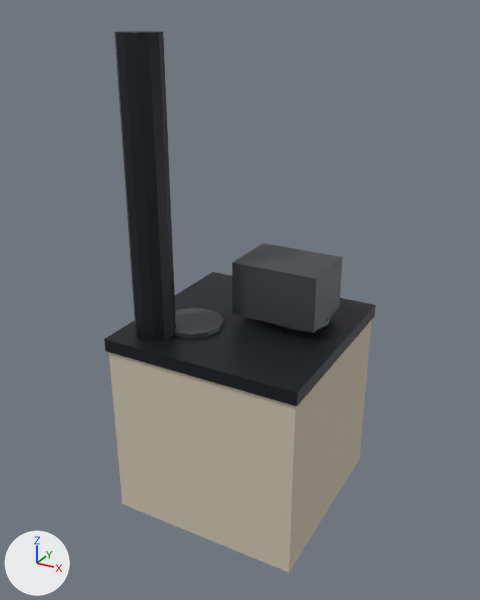
A saved change to the glTF model gra-fabryka/godot/assets/models/piec.glb.
Both versions are drawn from a camera (50 mm lens) standing at (1.31, -2.45, 2.23) and looking at (-0.02, -0.04, 1.03). The axes (+X, +Y, +Z) are drawn at lower left. The lights are the same throughout. The picture after the commit comes second. Vertices at exactly the same position are counted once.

The scene before the commit, as lines of its bpy script (objects in view):
```python
me_cube_021 = bpy.data.meshes.new('Cube.021')
me_cube_021.from_pydata(...)  # a box spanning x -0.45..0.45, y -0.45..0.45, z -0.43..0.43, material slot 0; a box spanning x -0.46..0.46, y -0.46..0.46, z 0.42..0.48, material slot 1; a box spanning x -0.17..0.17, y 0.43..0.49, z -0.23..0.07, material slot 1; a 12-sided cylinder along z spanning x -0.39..-0.21, y -0.39..-0.21, z 0.42..1.72, material slot 1; a 12-sided cylinder along z spanning x 0.06..0.34, y 0.01..0.29, z 0.48..0.5, material slot 2; a 12-sided cylinder along z spanning x -0.34..-0.06, y -0.29..-0.01, z 0.48..0.5, material slot 2; a box spanning x -0.05..0.35, y -0.05..0.25, z 0.53..0.78, material slot 2
me_cube_021.materials.append(mat_m_tynk)  # pale yellow #cdc3af
me_cube_021.materials.append(mat_m_zelazo)  # dark grey #2a2d32
me_cube_021.materials.append(mat_m_zelazo_jasne)  # dark grey #595c61
ob_piec = bpy.data.objects.new('piec', me_cube_021)
ob_piec.location = (0.0, 0.0, 0.425)
```
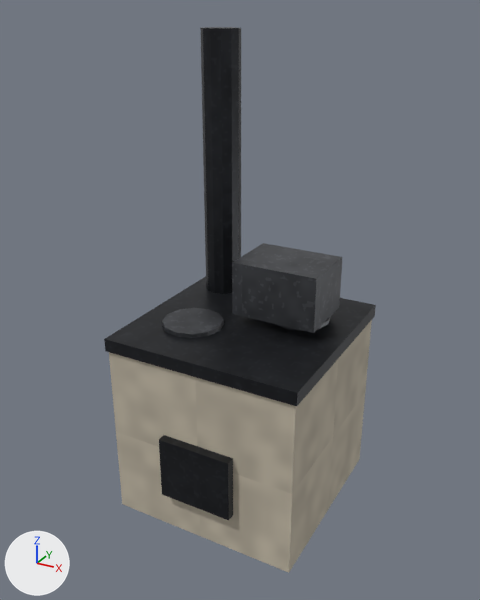
Edits to the bpy script that builds the scene:
```text
Change me_cube_021:
    used by ob_piec; location = (0.0, 0.0, 0.425)
    remove me_cube_021.from_pydata(...)  # 104 vertices, 180 faces; spans x -0.46..0.46, y -0.46..0.49, z -0.43..1.72
    add me_cube_021.from_pydata(...)  # 104 vertices, 180 faces; spans x -0.46..0.46, y -0.49..0.46, z -0.43..1.72
    me_cube_021 part 1: the loose piece of 8 vertices spanning x -0.17..0.17, y 0.43..0.49, z -0.23..0.07 is moved by (0.0, -0.92, 0.0)
    me_cube_021 part 2: the loose piece of 24 vertices spanning x -0.39..-0.21, y -0.39..-0.21, z 0.42..1.72 is moved by (0.0, 0.6, 0.0)
```

Boxes [x1, y1, x2, y2] around the edits, measured in the pictures (480 x 600 px; the box of a moved part takes in the faces that stretch with it):
'piec', reshaped
    before: [104, 31, 376, 573]
    after: [104, 27, 376, 573]
part 1 of me_cube_021, moved or reshaped (not visible before)
    after: [159, 435, 233, 520]
part 2 of me_cube_021, moved or reshaped
    before: [114, 31, 176, 342]
    after: [200, 27, 241, 294]
